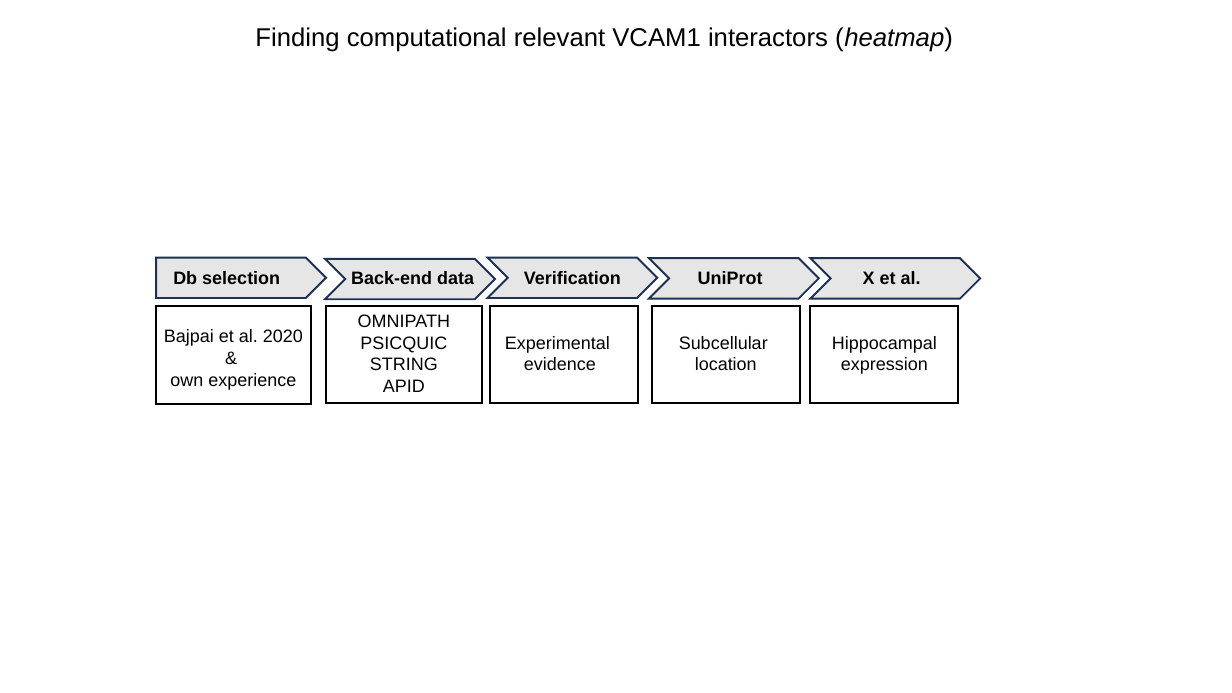
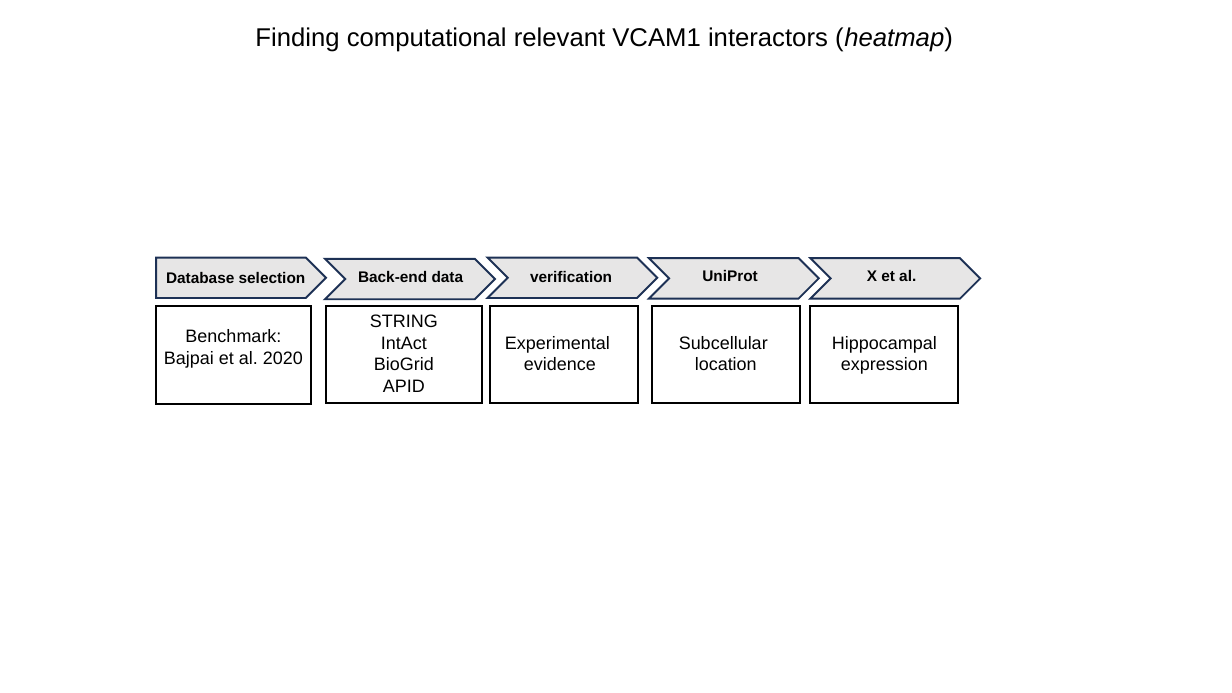
Before and after one commit to cgeyskens/phd, a slide deck: slide 1 of ppi/ppi-project.pptx. Drawn at 1232x693 pixels with LibreOffice and Linux fonts; fonts in the diff are those of the drawing. Boxes give left, top, right and bottom in pixels: in the first picture for what was removed or moved away, otherwise in the second. Text is boxed around its words. In the diff, an @@ line names an element or a change of style, - is before the commit and + after.

```diff
--- a/ppi/ppi-project.pptx
+++ b/ppi/ppi-project.pptx
@@ size 14 to 12 pt in 3 elements at (867,270,916,281), (702,270,757,281), (358,271,464,282) @@
@@ text at (166,272,306,283): text changed; size 14 to 12 pt @@
-Db selection
+Database selection
@@ text at (530,271,612,282): text changed; size 14 to 12 pt @@
-Verification
+verification
@@ text at (185,329,281,342): paragraph added @@
+Benchmark:
@@ text at (358,314,450,353): paragraphs removed @@
-OMNIPATH
-PSICQUIC
@@ text at (374,336,434,370): paragraphs added @@
+IntAct
+BioGrid
@@ text at (170,373,296,390): paragraphs removed @@
-&
-own experience
```
Also in this commit, not shown: 3 other files.
